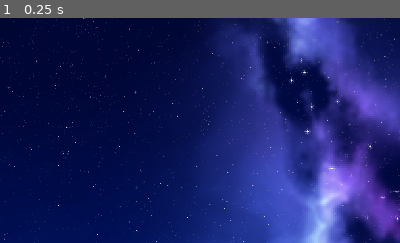
Above: before the commit, frame 1.
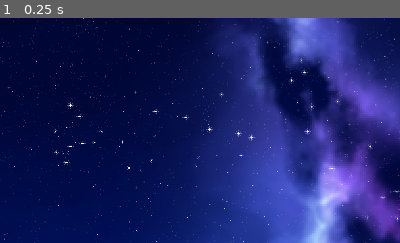
Above: after the commit, the same moment.

Repository: eilamg/Cosmicats
Game: Godot game, scene res://Main.tscn
The game is run twice, just before and just after one commit, with the same random seed, the same clock (stepped at 60 frames per second) and the same inputs. The engine's default icon, where the game draws it, is replaced by a stand-in: a white triangle on a blue panel in a dark square.
Inputs:
- Up to frame 1 (0.25 s): no input
The pictures show only the part of the screen within x 42-92%, y 12-62%; the shares and areas given below are measured in that part.

The runs differ from the first frame. In frame 1, 0.2% of the frame differs, in the area x 13-64%, y 32-68%.

Commit message:
Add ship constellation

Diff:
--- a/Main.tscn
+++ b/Main.tscn
@@ -32,6 +32,9 @@
 [ext_resource path="res://constellations/jellyfish/art.png" type="Texture" id=30]
 [ext_resource path="res://constellations/jellyfish/skeleton.png" type="Texture" id=31]
 [ext_resource path="res://icon.png" type="Texture" id=32]
+[ext_resource path="res://constellations/ship/silhouette.png" type="Texture" id=33]
+[ext_resource path="res://constellations/ship/skeleton.png" type="Texture" id=34]
+[ext_resource path="res://constellations/ship/art.png" type="Texture" id=35]
 
 [sub_resource type="OpenSimplexNoise" id=1]
 
@@ -162,7 +165,7 @@
 [node name="Constellations" type="Node2D" parent="."]
 
 [node name="Fish" parent="Constellations" instance=ExtResource( 2 )]
-position = Vector2( 2194.2, 205.113 )
+position = Vector2( 2288.59, 669.499 )
 
 [node name="StarMarker" parent="Constellations/Fish/Axis/StarMarkers" index="0" instance=ExtResource( 1 )]
 position = Vector2( -95.4075, 37.9393 )
@@ -309,7 +312,7 @@
 texture = ExtResource( 22 )
 
 [node name="Octopus" parent="Constellations" instance=ExtResource( 2 )]
-position = Vector2( 2813.57, 266.516 )
+position = Vector2( 1175, 387.332 )
 
 [node name="StarMarker" parent="Constellations/Octopus/Axis/StarMarkers" index="0" instance=ExtResource( 1 )]
 position = Vector2( 167.964, -69.5532 )
@@ -467,7 +470,7 @@
 texture = ExtResource( 28 )
 
 [node name="Jellyfish" parent="Constellations" instance=ExtResource( 2 )]
-position = Vector2( 3362.35, 434.629 )
+position = Vector2( 2308.99, 268.507 )
 
 [node name="StarMarker" parent="Constellations/Jellyfish/Axis/StarMarkers" index="0" instance=ExtResource( 1 )]
 position = Vector2( 129.889, -144.896 )
@@ -513,6 +516,21 @@
 
 [node name="Art" parent="Constellations/Jellyfish/Axis" index="4"]
 texture = ExtResource( 30 )
+
+[node name="Ship" parent="Constellations" instance=ExtResource( 2 )]
+position = Vector2( 3231.38, 368.718 )
+
+[node name="Shape" parent="Constellations/Ship/Axis/Area" index="0"]
+polygon = PoolVector2Array( -266.026, 194.984, -150.113, 116.869, -116.095, -99.8378, -436.115, -223.31, -415.956, -266.147, -61.9185, -208.191, 174.947, -41.8814, 265.661, -83.4588, 449.609, -256.068, 487.407, -239.689, 353.855, -26.7624, 302.199, 252.94, -252.167, 221.442 )
+
+[node name="Silhouette" parent="Constellations/Ship/Axis" index="2"]
+texture = ExtResource( 33 )
+
+[node name="Skeleton" parent="Constellations/Ship/Axis" index="3"]
+texture = ExtResource( 34 )
+
+[node name="Art" parent="Constellations/Ship/Axis" index="4"]
+texture = ExtResource( 35 )
 
 [connection signal="mouse_entered" from="Camera/LeftMargin" to="Camera" method="_on_LeftMargin_mouse_entered"]
 [connection signal="mouse_exited" from="Camera/LeftMargin" to="Camera" method="_on_LeftMargin_mouse_exited"]
@@ -525,3 +543,4 @@
 [editable path="Constellations/Octopus"]
 [editable path="Constellations/SchoolOfFish"]
 [editable path="Constellations/Jellyfish"]
+[editable path="Constellations/Ship"]
Not shown: 1 places in Main.tscn that only renumber resources
Binary file added: constellations/ship/art.png
Not shown, added: constellations/ship/art.png.import
Binary file added: constellations/ship/silhouette.png
Not shown, added: constellations/ship/silhouette.png.import
Binary file added: constellations/ship/skeleton.png
Not shown, added: constellations/ship/skeleton.png.import
